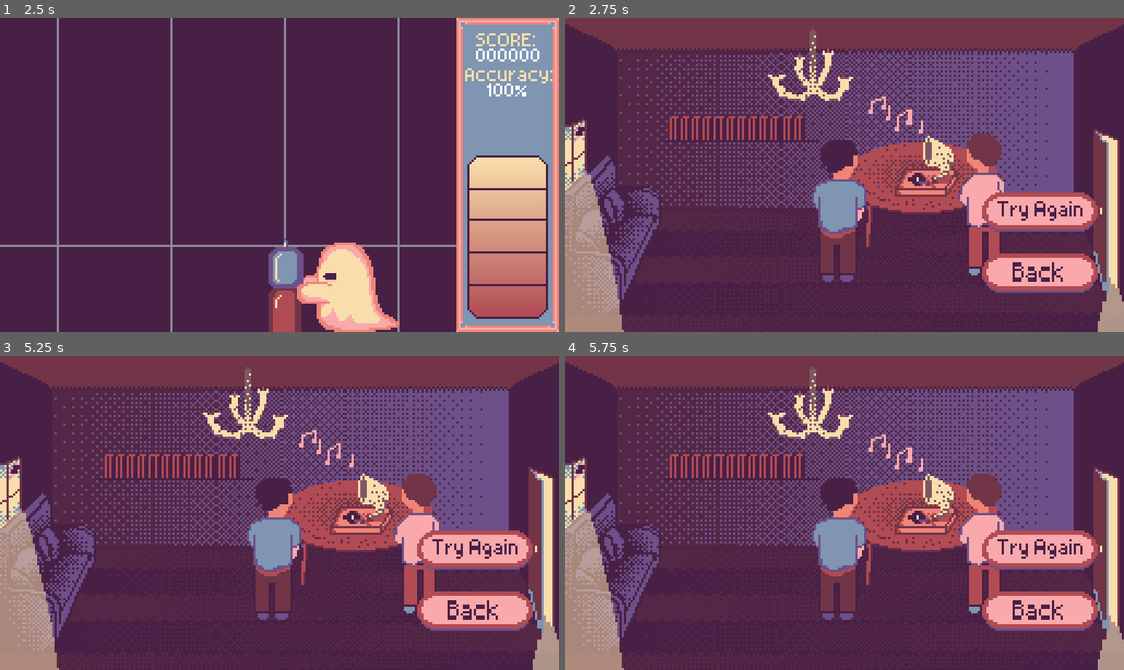
Above: before the commit, frames 1-4 (two rows, left to right).
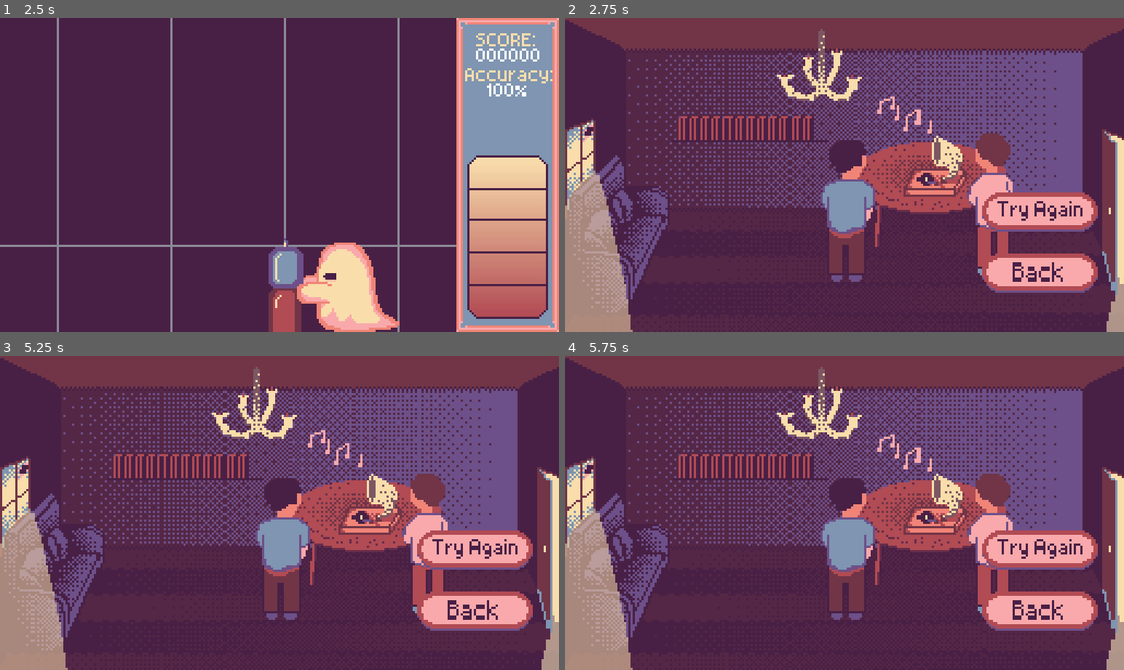
Above: after the commit, the same moments.

Repository: Arturilumae/Shapes
Game: Godot game, scene res://Scenes/MainMenu.tscn
Two runs of this game, one before a commit and one after it. Both use one fixed random seed, a clock stepped at 60 frames per second and the inputs below. Sound files missing from this copy of the repository are replaced by a short silence.
Inputs (mouse positions are in pixels of both pictures, inside the frame that each line leads up to):
- Up to frame 1 (2.5 s): click (447, 178) at 0.5 s; tap Enter (ui_accept) at 1.25, 1.52 s; hold E (hop_right) 1.28-2 s; click (212, 112) at 2 s
- Up to frame 2 (2.75 s): no input
- Up to frame 3 (5.25 s): click "Try Again" at 2.75 s; click "Try Again" at 3.5 s; click "Try Again" at 4.25 s; hold Q (hop_left) from 5.03 s (still down)
- Up to frame 4 (5.75 s): keep holding Q (hop_left); tap Enter (ui_accept) at 5.27 s

Frame 1 is identical in both runs. In frame 2, 18% of the frame differs, in the area x 0-100%, y 0-100%; in frame 3, 18%; in frame 4, 18%.

Commit message:
fixed some art

Diff:
--- a/shapes/Scenes/level_1.tscn
+++ b/shapes/Scenes/level_1.tscn
@@ -456,14 +456,14 @@
 
 [node name="LoseAnimation" type="AnimatedSprite2D" parent="UI/GameOverDim" unique_id=1155206229]
 unique_name_in_owner = true
-position = Vector2(5.8062816, -3.0045242)
+position = Vector2(11.612577, -4.0060325)
 sprite_frames = SubResource("SpriteFrames_8bpks")
 animation = &"lose"
 
 [node name="WinAnimation" type="AnimatedSprite2D" parent="UI/GameOverDim" unique_id=894501620]
 unique_name_in_owner = true
 visible = false
-position = Vector2(7.741719, -4.0060325)
+position = Vector2(11.612578, -4.0060325)
 scale = Vector2(0.99999994, 1)
 sprite_frames = SubResource("SpriteFrames_ou5w1")
 animation = &"win"
--- a/shapes/Scenes/level_2.tscn
+++ b/shapes/Scenes/level_2.tscn
@@ -455,14 +455,14 @@
 
 [node name="LoseAnimation" type="AnimatedSprite2D" parent="UI/GameOverDim" unique_id=1204186556]
 unique_name_in_owner = true
-position = Vector2(5.8062816, -3.0045242)
+position = Vector2(11.612577, -4.0060325)
 sprite_frames = SubResource("SpriteFrames_yvrk7")
 animation = &"lose"
 
 [node name="WinAnimation" type="AnimatedSprite2D" parent="UI/GameOverDim" unique_id=1648241232]
 unique_name_in_owner = true
 visible = false
-position = Vector2(7.741719, -4.0060325)
+position = Vector2(11.612578, -4.0060325)
 scale = Vector2(0.99999994, 1)
 sprite_frames = SubResource("SpriteFrames_fhuy1")
 animation = &"win"
